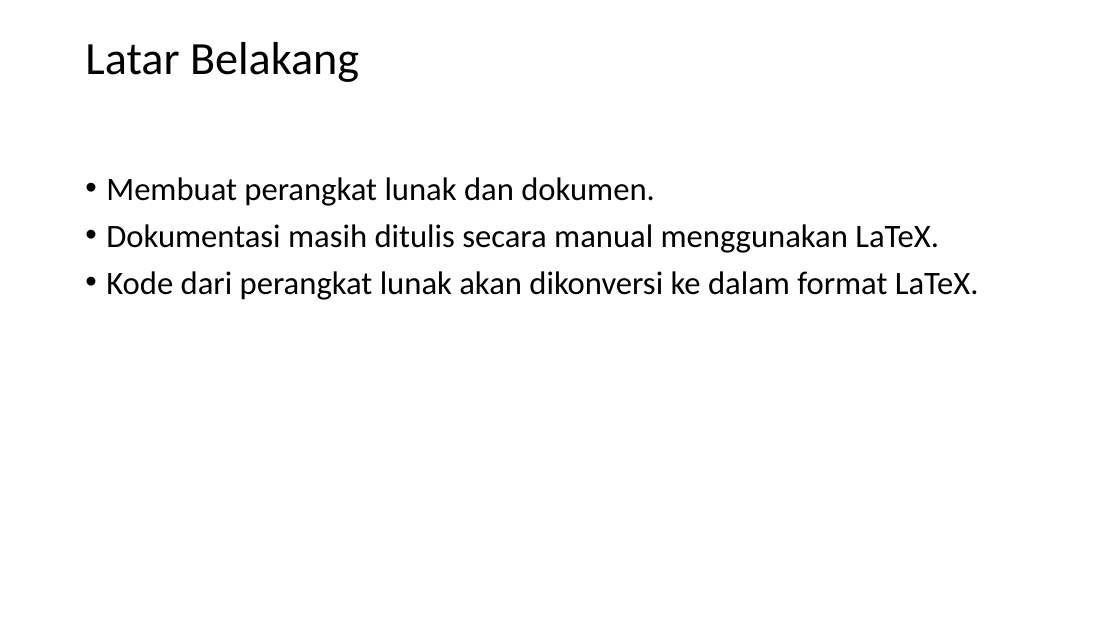
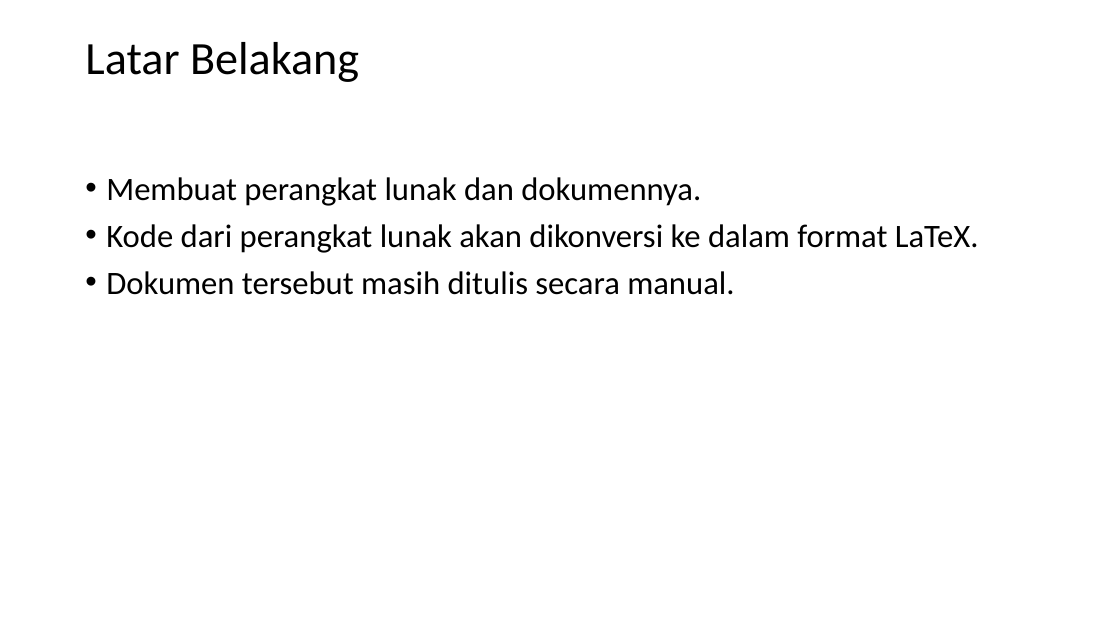
Before and after one commit to abathz/Skripsi, a slide deck: slide 2 of doc/Sidang Skripsi 1.pptx. Drawn at 1120x630 pixels with LibreOffice and Linux fonts; fonts in the diff are those of the drawing. Boxes give left, top, right and bottom in pixels: in the first picture for what was removed or moved away, otherwise in the second. Text is boxed around its words. In the diff, an @@ line names an element or a change of style, - is before the commit and + after.

```diff
--- a/doc/Sidang Skripsi 1.pptx
+++ b/doc/Sidang Skripsi 1.pptx
@@ text at box(106, 177, 701, 206): text changed @@
-• Membuat perangkat lunak dan dokumen.
-• Dokumentasi masih ditulis secara manual menggunakan LaTeX.
+• Membuat perangkat lunak dan dokumennya.
@@ text at box(106, 271, 734, 295): paragraph added @@
+• Dokumen tersebut masih ditulis secara manual.
```
Also in this commit, not shown: 3 other slides changed, 43 other files.
